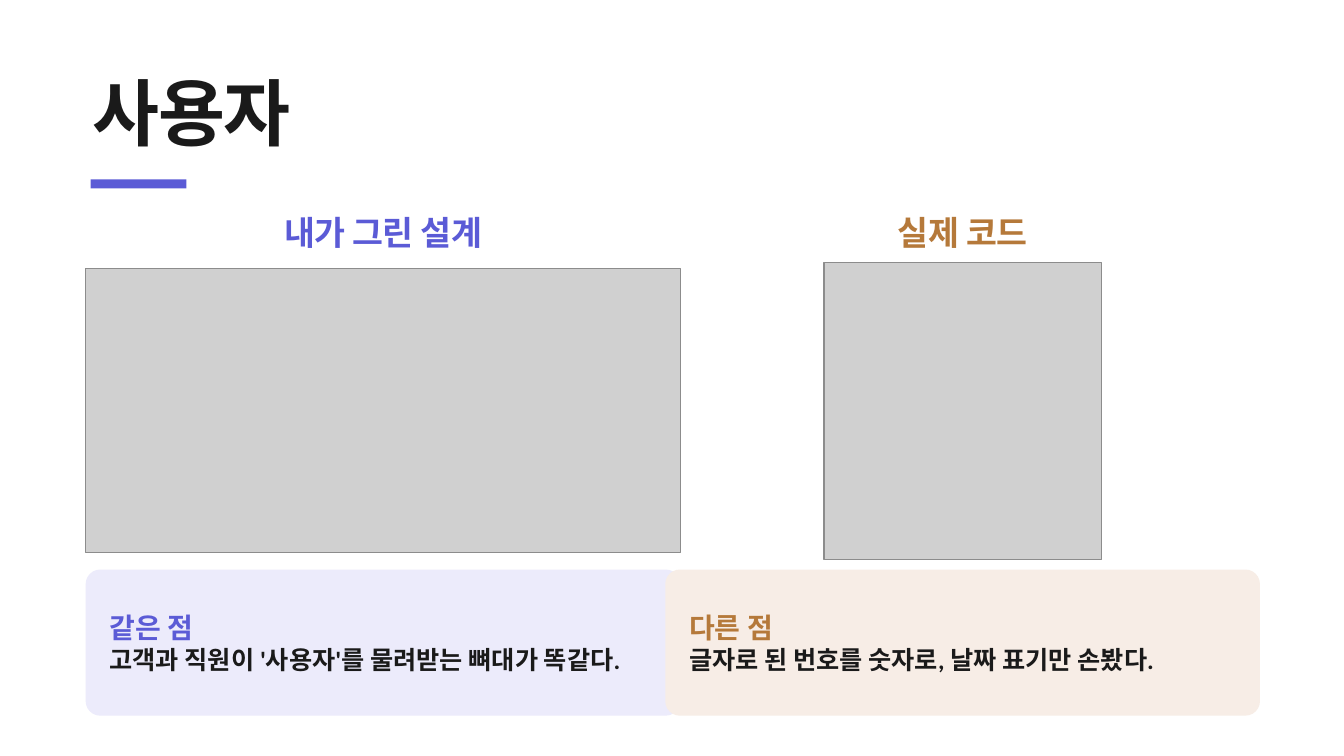
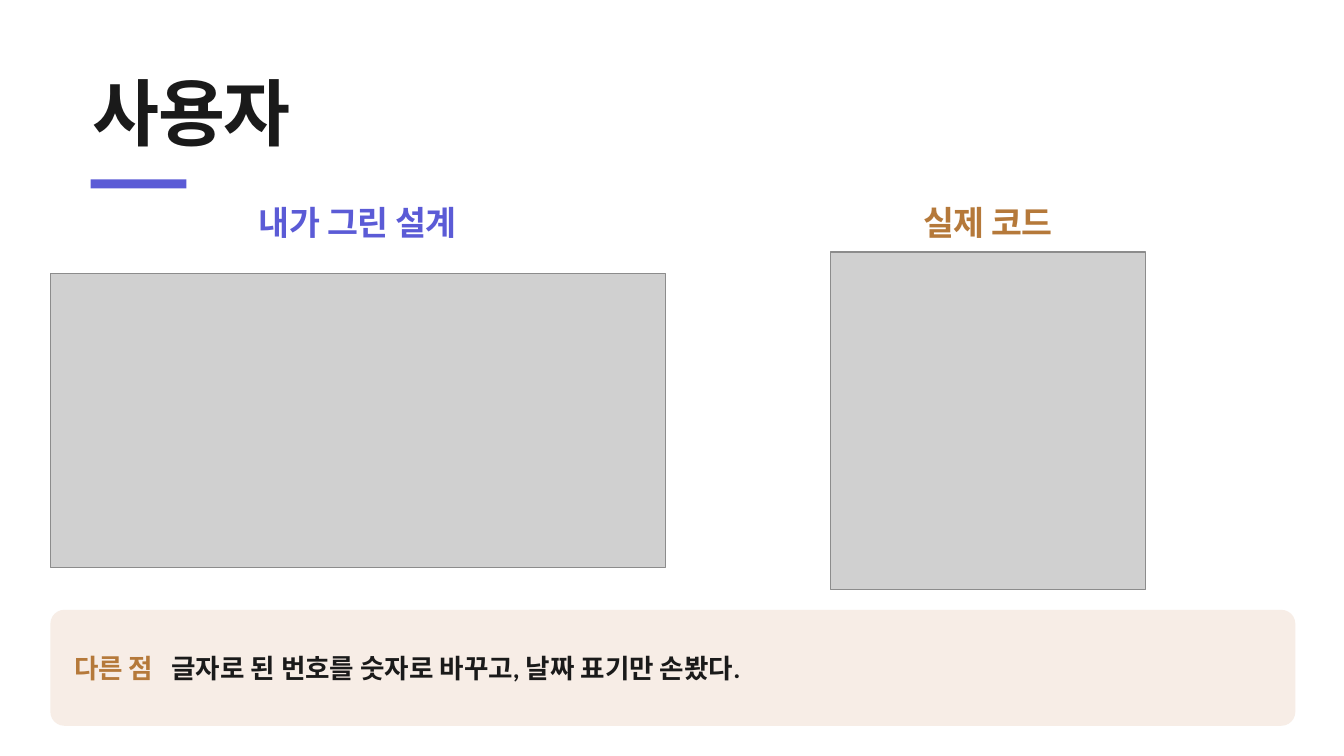
Before and after one commit to heyoonyoon/distributed-programming, a slide deck: slide 10 of docs/presentation/보험발표-figma.pptx. Drawn at 1344x756 pixels with LibreOffice and Linux fonts; fonts in the diff are those of the drawing; grey boxes stand for pictures. Boxes give left, top, right and bottom in pixels: in the first picture for what was removed or moved away, otherwise in the second. Text is boxed around its words. In the diff, an @@ line names an element or a change of style, - is before the commit and + after.

```diff
--- a/docs/presentation/보험발표-figma.pptx
+++ b/docs/presentation/보험발표-figma.pptx
@@ text "내가 그린 설계": place and size @@
-text "내가 그린 설계" at [284, 217, 482, 248]
+text "내가 그린 설계" at [259, 207, 456, 238]
@@ text "실제 코드": place and size @@
-text "실제 코드" at [898, 217, 1027, 248]
+text "실제 코드" at [923, 207, 1052, 238]
@@ picture: place and size @@
-picture at [824, 262, 1101, 560]
+picture at [831, 252, 1145, 590]
@@ picture: place and size @@
-picture at [86, 269, 681, 554]
+picture at [50, 274, 665, 568]
@@ rounded rectangle removed at [86, 570, 681, 716] @@
-같은 점
-고객과 직원이 '사용자'를 물려받는 뼈대가 똑같다.
@@ rounded rectangle "다른 점 글자로 된 번호를 ...": place and size @@
-rounded rectangle "다른 점 글자로 된 번호를 ..." at [665, 570, 1260, 716]
+rounded rectangle "다른 점 글자로 된 번호를 ..." at [50, 610, 1296, 726]
@@ rounded rectangle "다른 점 글자로 된 번호를 ..." at [50, 610, 1296, 726]: proportions changed @@
@@ text in rounded rectangle at [74, 655, 740, 682]: text changed; size 18 to 19 pt @@
-다른 점
-글자로 된 번호를 숫자로, 날짜 표기만 손봤다.
+다른 점 글자로 된 번호를 숫자로 바꾸고, 날짜 표기만 손봤다.
```
Also in this commit, not shown: 5 other slides changed, 3 other files.
